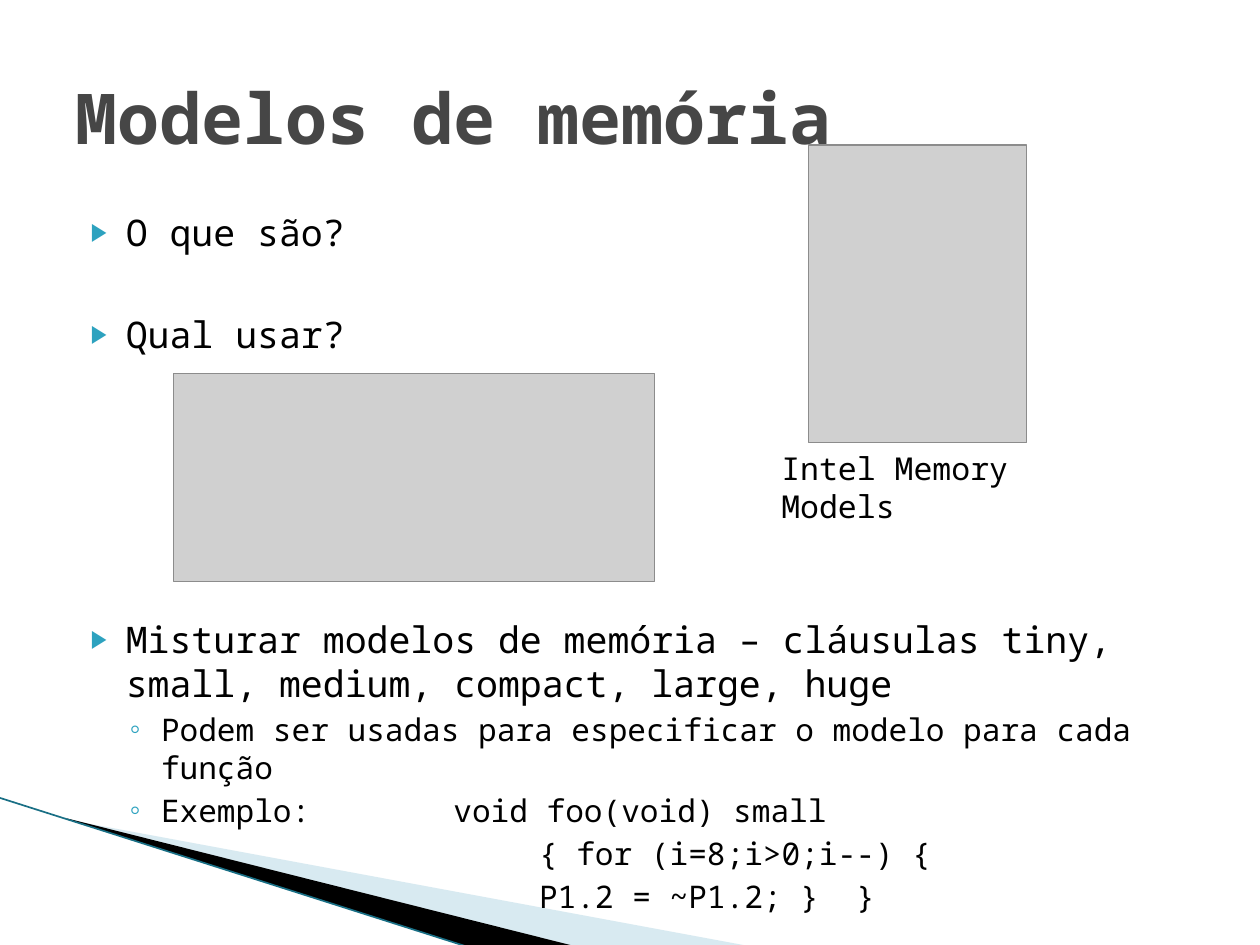
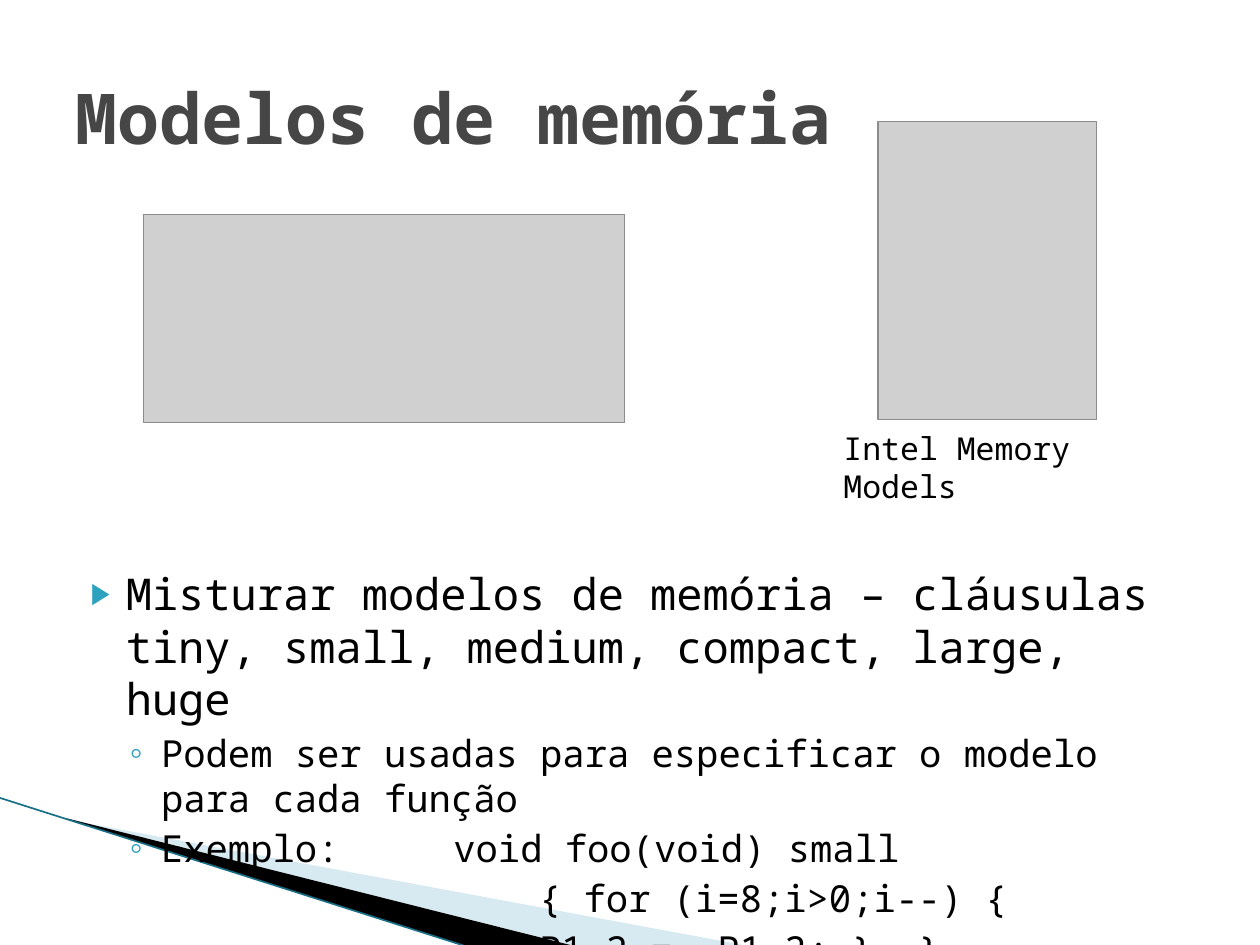
Before and after one commit to phdenis40/mips-assembler-unb, a slide deck: slide 22 of seminario/Interface entre C e Assemby 8085.pptx (slide 18 before the commit). Drawn at 1260x945 pixels with LibreOffice and Linux fonts; fonts in the diff are those of the drawing; grey boxes stand for pictures; background and template pictures are left out. Boxes give left, top, right and bottom in pixels: in the first picture for what was removed or moved away, otherwise in the second. Text is boxed around its words. In the diff, an @@ line names an element or a change of style, - is before the commit and + after.

```diff
--- a/seminario/Interface entre C e Assemby 8085.pptx
+++ b/seminario/Interface entre C e Assemby 8085.pptx
@@ picture moved from (x1=809, y1=145, x2=1027, y2=442) to (x1=878, y1=122, x2=1096, y2=420) @@
@@ text "Misturar modelos de memória – ..." at (x1=126, y1=576, x2=1148, y2=918): size 20.9 to 25 pt in "Misturar modelos de memória – cláusulas tiny, ..."; size 17.8 to 21.3 pt in "Podem ser usadas para especificar o modelo ...", "Exemplo: void foo(void) small", "{ for (i=8;i>0;i--) {", "P1.2 = ~P1.2; } }" @@
@@ text at (x1=126, y1=219, x2=345, y2=355): paragraphs removed @@
-▶ O que são?
-▶ Qual usar?
@@ picture moved from (x1=174, y1=373, x2=655, y2=581) to (x1=144, y1=214, x2=625, y2=422) @@
@@ text "Intel Memory Models" moved from (x1=781, y1=456, x2=1008, y2=519) to (x1=843, y1=436, x2=1070, y2=499) @@
```
Also in this commit, not shown: 7 other slides changed, 10 slides added, 6 slides removed.
